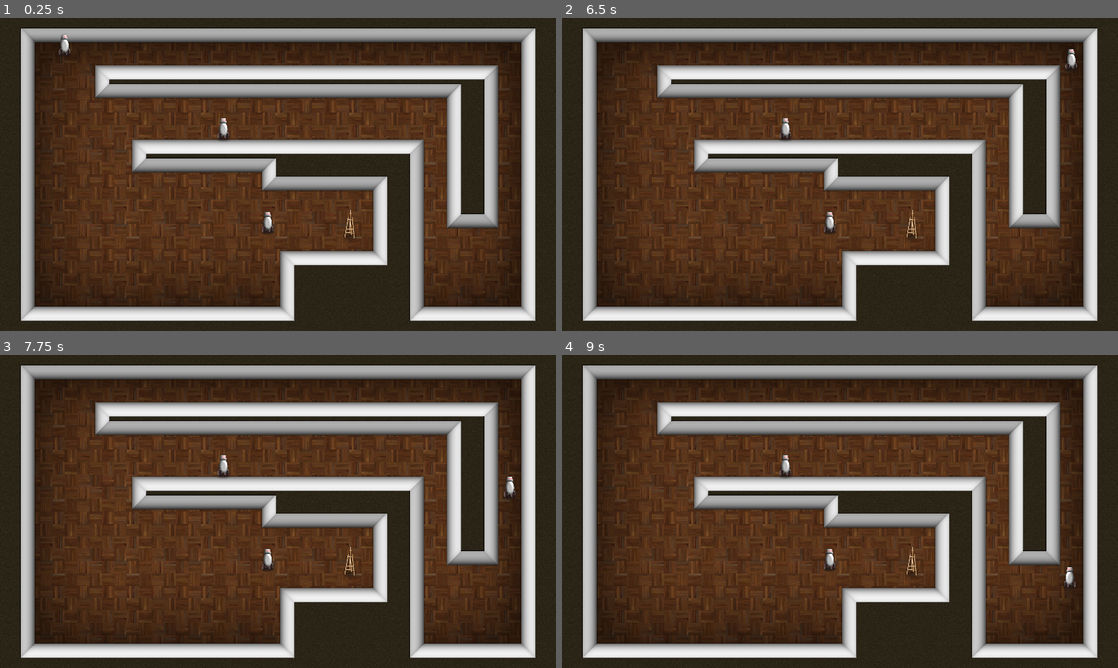
Above: before the commit, frames 1-4 (two rows, left to right).
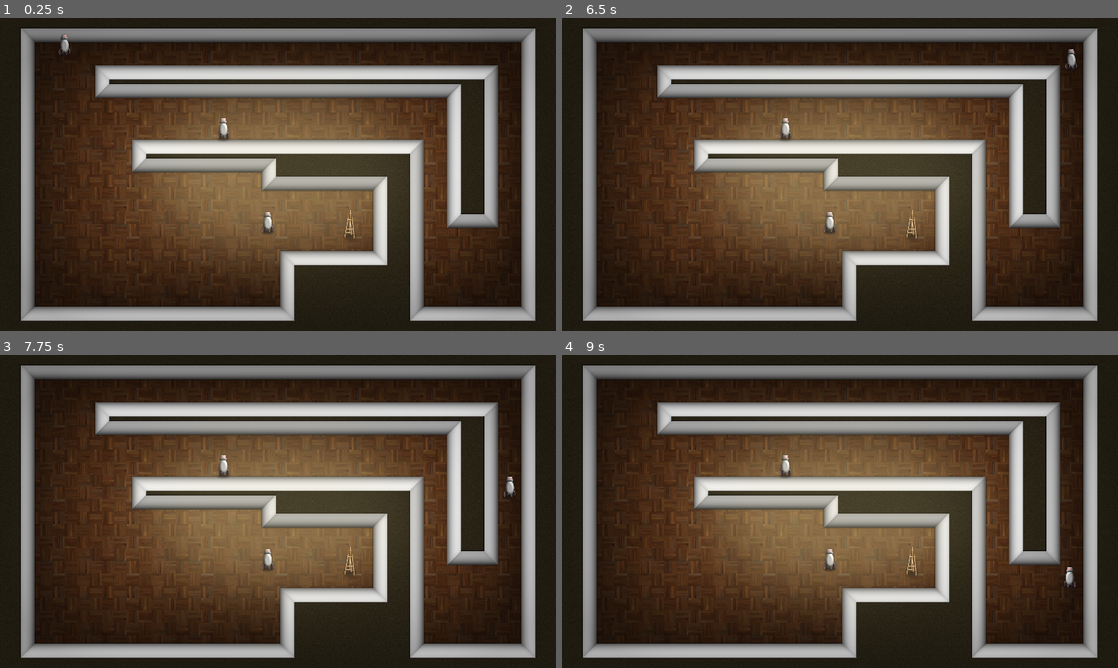
Above: after the commit, the same moments.

Repository: vibrunazo/godot-laststand
Game: Godot game, scene res://scenes/game.tscn
The game is run twice, just before and just after one commit, with the same random seed, the same clock (stepped at 60 frames per second) and the same inputs.
Inputs:
- Up to frame 1 (0.25 s): no input
- Up to frame 2 (6.5 s): tap Enter at 0.5 s; tap F (ui_fullscreen, bound only after the commit) at 4.15 s
- Up to frame 3 (7.75 s): tap Space at 6.5 s; tap Enter at 7.25 s
- Up to frame 4 (9 s): tap Space at 8.75 s

The runs differ from the first frame. In frame 1, 24% of the frame differs, in the area x 3-97%, y 3-97%; in frame 2, 24%; in frame 3, 24%; in frame 4, 24%.

Commit message:
f toggles fullscreen

Diff:
--- a/project.godot
+++ b/project.godot
@@ -15,6 +15,10 @@
 config/features=PackedStringArray("4.2", "GL Compatibility")
 config/icon="res://icon.svg"
 
+[autoload]
+
+Inputs="*res://scripts/inputs.gd"
+
 [display]
 
 window/size/viewport_width=1920
@@ -22,7 +26,14 @@
 window/size/window_width_override=960
 window/size/window_height_override=540
 window/stretch/mode="canvas_items"
-window/stretch/aspect="expand"
+
+[input]
+
+ui_fullscreen={
+"deadzone": 0.5,
+"events": [Object(InputEventKey,"resource_local_to_scene":false,"resource_name":"","device":-1,"window_id":0,"alt_pressed":false,"shift_pressed":false,"ctrl_pressed":false,"meta_pressed":false,"pressed":false,"keycode":0,"physical_keycode":70,"key_label":0,"unicode":102,"echo":false,"script":null)
+]
+}
 
 [rendering]
 
--- a/scenes/game.tscn
+++ b/scenes/game.tscn
@@ -93,3 +93,19 @@
 zoom = Vector2(0.5, 0.5)
 
 [node name="UILayer" type="CanvasLayer" parent="."]
+
+[node name="Vignette2" type="TextureRect" parent="UILayer"]
+modulate = Color(1, 1, 1, 0.54902)
+anchors_preset = 8
+anchor_left = 0.5
+anchor_top = 0.5
+anchor_right = 0.5
+anchor_bottom = 0.5
+offset_left = -960.0
+offset_top = -540.0
+offset_right = 960.0
+offset_bottom = 540.0
+grow_horizontal = 2
+grow_vertical = 2
+texture = ExtResource("7_5tywr")
+metadata/_edit_lock_ = true
--- /dev/null
+++ b/scripts/inputs.gd
@@ -0,0 +1,16 @@
+extends Node
+
+
+# Called when the node enters the scene tree for the first time.
+func _ready():
+	pass # Replace with function body.
+
+func _unhandled_key_input(event):
+	if event.is_action_pressed('ui_fullscreen'):
+		toggle_fullscreen()
+
+func toggle_fullscreen():
+	if DisplayServer.window_get_mode() == DisplayServer.WINDOW_MODE_EXCLUSIVE_FULLSCREEN or DisplayServer.window_get_mode() == DisplayServer.WINDOW_MODE_FULLSCREEN:
+		DisplayServer.window_set_mode(DisplayServer.WINDOW_MODE_WINDOWED)
+	else:
+		DisplayServer.window_set_mode(DisplayServer.WINDOW_MODE_EXCLUSIVE_FULLSCREEN)
Binary file changed: assets/tex/vignette.png
